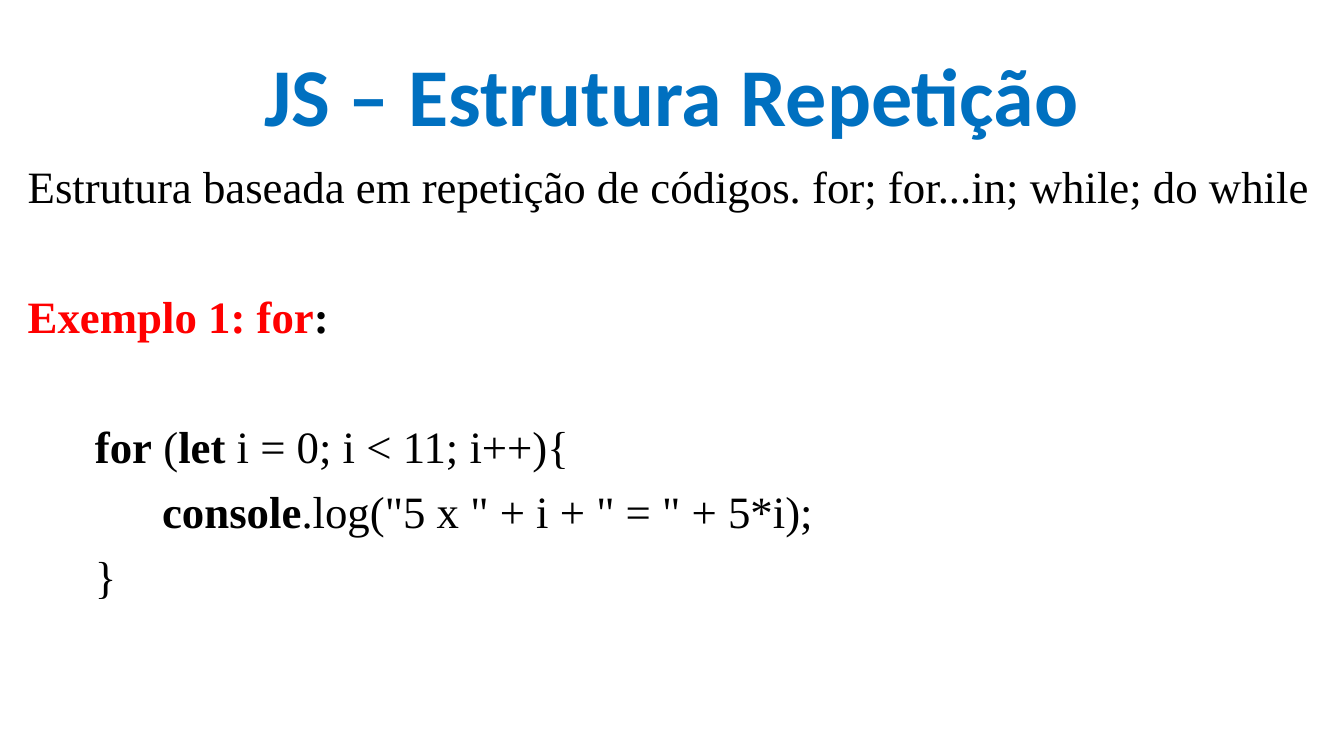
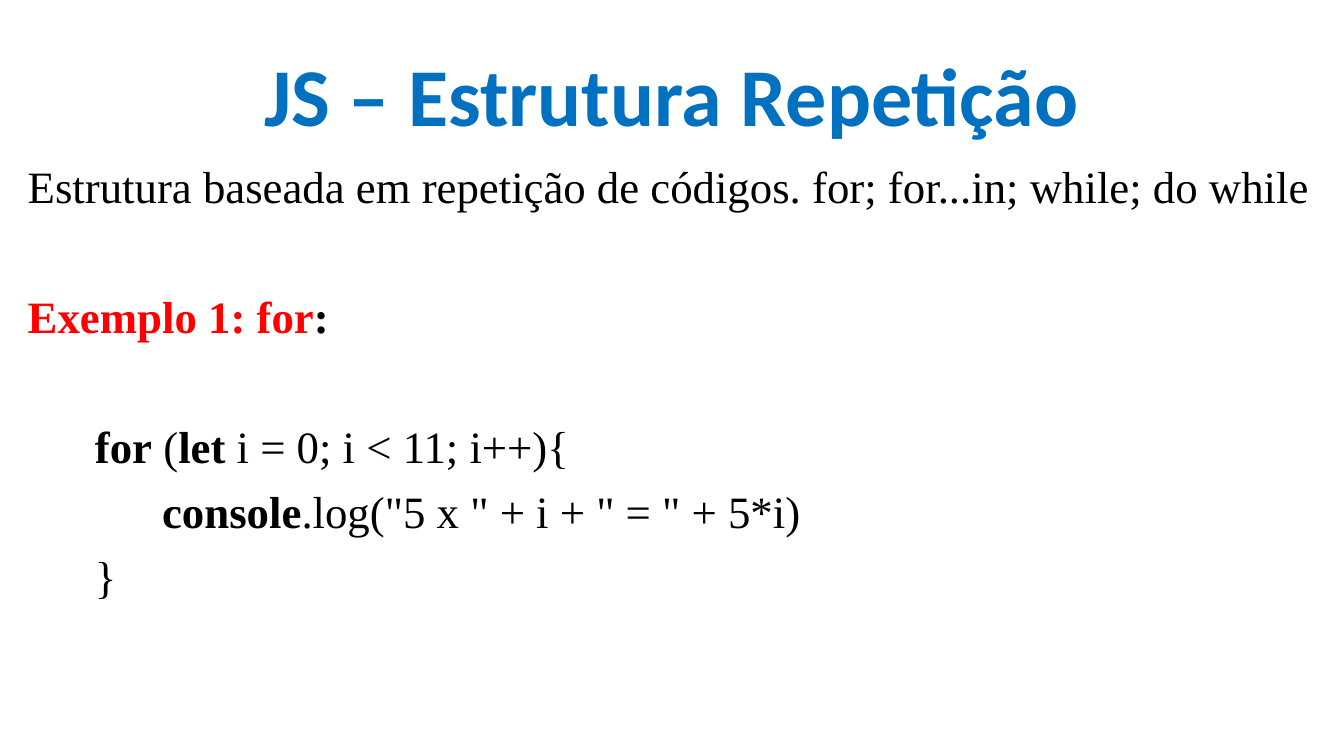
Before and after one commit to CloudEducationBrazil/WydenDesenvolvimentoWebPHP, a slide deck: slide 22 of 01 Classes/Aula 09 Desenvolvimento Web PHP - JS.pptx. Drawn at 1344x756 pixels with LibreOffice and Linux fonts; fonts in the diff are those of the drawing; background and template pictures are left out. Boxes give left, top, right and bottom in pixels: in the first picture for what was removed or moved away, otherwise in the second. Text is boxed around its words. In the diff, an @@ line names an element or a change of style, - is before the commit and + after.

```diff
--- a/01 Classes/Aula 09 Desenvolvimento Web PHP - JS.pptx
+++ b/01 Classes/Aula 09 Desenvolvimento Web PHP - JS.pptx
@@ text at (x1=162, y1=497, x2=800, y2=538): text changed @@
-console.log("5 x " + i + " = " + 5*i);
+console.log("5 x " + i + " = " + 5*i)
```
Also in this commit, not shown: 4 other slides changed.
